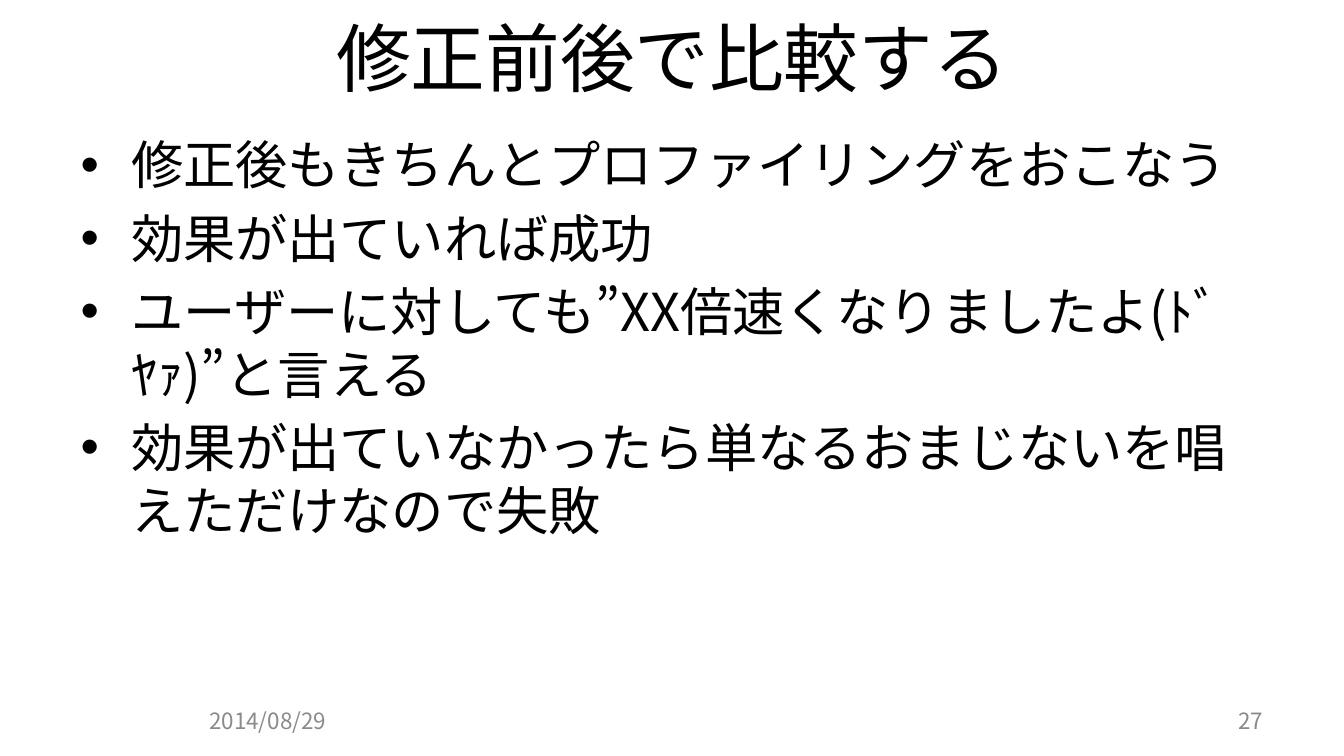
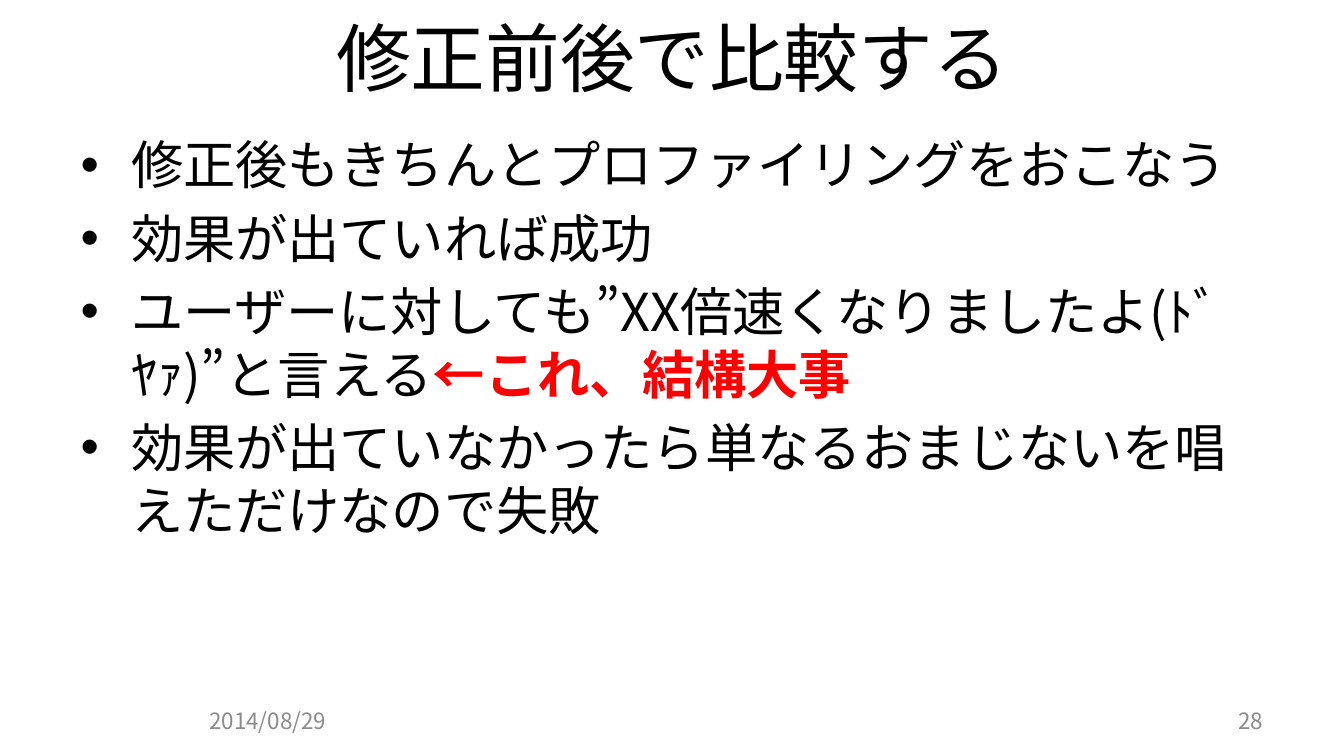
Before and after one commit to JCGS/CEDEC2014, a slide deck: slide 28 of chiyama/2014cedec_chiyama.pptx (slide 27 before the commit). Drawn at 1344x756 pixels with LibreOffice and Linux fonts; fonts in the diff are those of the drawing; background and template pictures are left out. Boxes give left, top, right and bottom in pixels: in the first picture for what was removed or moved away, otherwise in the second. Text is boxed around its words. In the diff, an @@ line names an element or a change of style, - is before the commit and + after.

Commit message:
GitHub登録のアナウンス追加 レイアウト修正 その他、細かいモロモロ追記・修正 PDF ファイルを追加

```diff
--- a/chiyama/2014cedec_chiyama.pptx
+++ b/chiyama/2014cedec_chiyama.pptx
@@ text at <box>131,285,1220,404</box>: text changed @@
-• ユーザーに対しても”XX倍速くなりましたよ(ﾄﾞﾔｧ)”と言える
+• ユーザーに対しても”XX倍速くなりましたよ(ﾄﾞﾔｧ)”と言える←これ、結構大事
@@ page number at <box>1238,712,1263,729</box>: text changed @@
-27
+28
```
Also in this commit, not shown: 16 other slides changed, 3 slides added, 3 other files.
